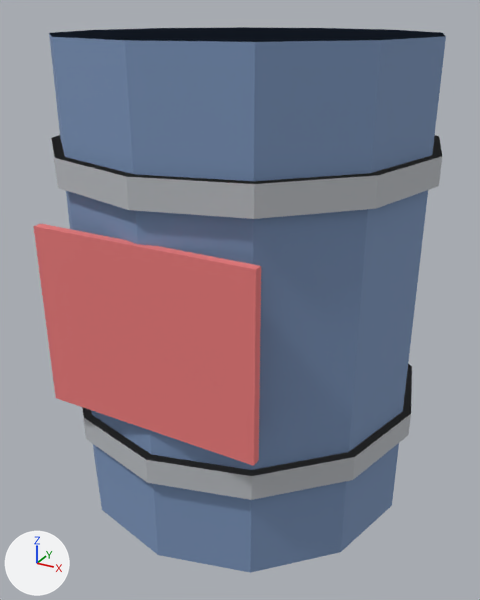
The glTF model assets/models/obstacles/drum.glb as it was, and as the next commit left it.
The view is the same before and after, from a camera (50 mm lens) standing at (0.726, -1.35, 1.148) and looking at (0.0, -0.031, 0.489). The axes (+X, +Y, +Z) are drawn at lower left. The lights are the same throughout. The older version comes first. Vertices at exactly the same position are counted once.

Names of what the first picture shows: 'drum'.
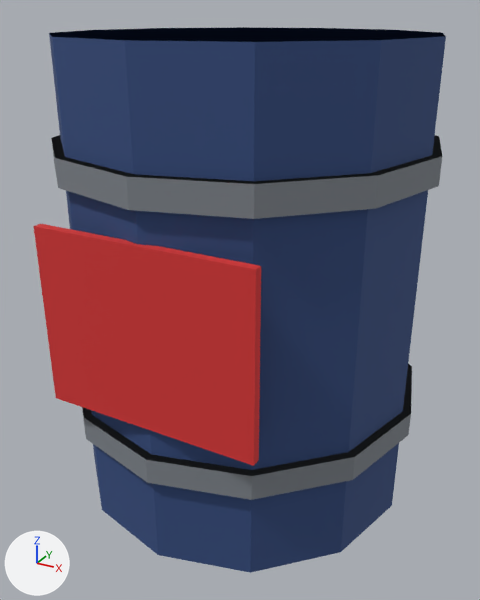
Pixel boxes [x1, y1, x2, y2] of what changed, in the pictures (480 x 600 px):
'drum', recoloured (darker): [34, 27, 446, 573] in both
part 1 of me_drum, recoloured (light grey to grey): [51, 135, 442, 500] in both
part 2 of me_drum, recoloured (darker): [34, 224, 261, 466] in both

Diff of the bpy script that builds the scene:
```diff
--- a/assets/models/obstacles/drum.glb.py
+++ b/assets/models/obstacles/drum.glb.py
@@ mat_material_0 @@
 n0 = _N.new('ShaderNodeBsdfPrincipled'); n0.name = 'Principled BSDF'
-n0.inputs[0].default_value = (0.2, 0.3, 0.5, 1.0)  # 'Base Color', blue #7c95bc
 n0.inputs[2].default_value = 0.85  # 'Roughness'
 n1 = _N.new('ShaderNodeOutputMaterial'); n1.name = 'Material Output'
+n2 = _N.new('ShaderNodeVertexColor'); n2.name = 'Color Attribute'
 _L.new(n0.outputs[0], n1.inputs[0])  # 'BSDF' to 'Surface'
+_L.new(n2.outputs[0], n0.inputs[0])  # 'Color' to 'Base Color'
@@ me_drum @@
 me_drum.from_pydata(...)  # 86 vertices, 156 faces; spans x -0.44..0.44, y -0.44..0.44, z 0.0..1.1
 # used by ob_drum; location = (0.0, 0.0, 0.0)
+# me_drum part 1: all 96 faces that had it switch from mat_material_1 (light grey #bcbfc4) to mat_material_0
+# me_drum part 2: all 12 faces that had it switch from mat_material_2 (pink #ed7c7c) to mat_material_0
+# me_drum part 3: vertex colours changed
```
